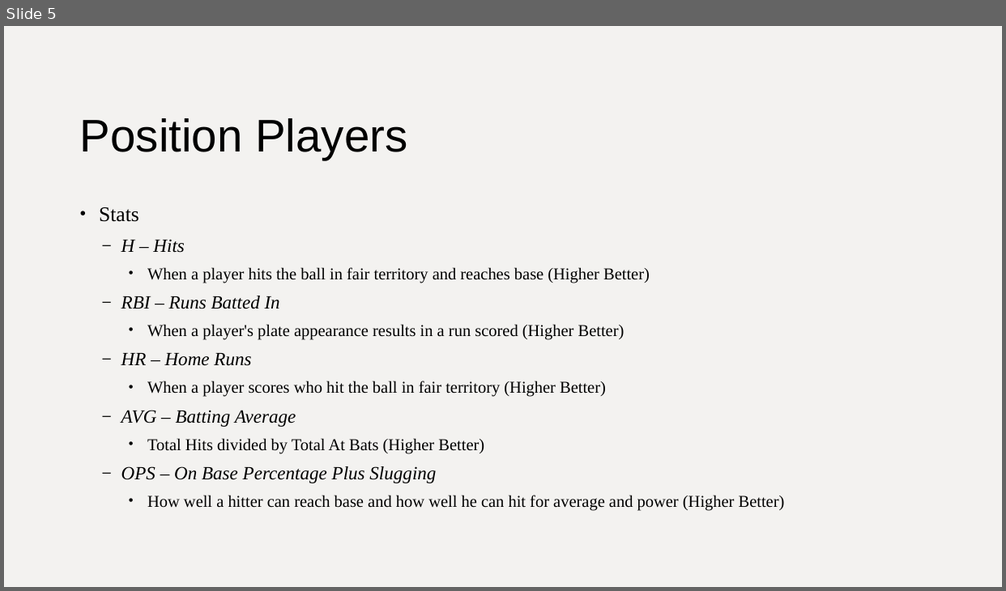
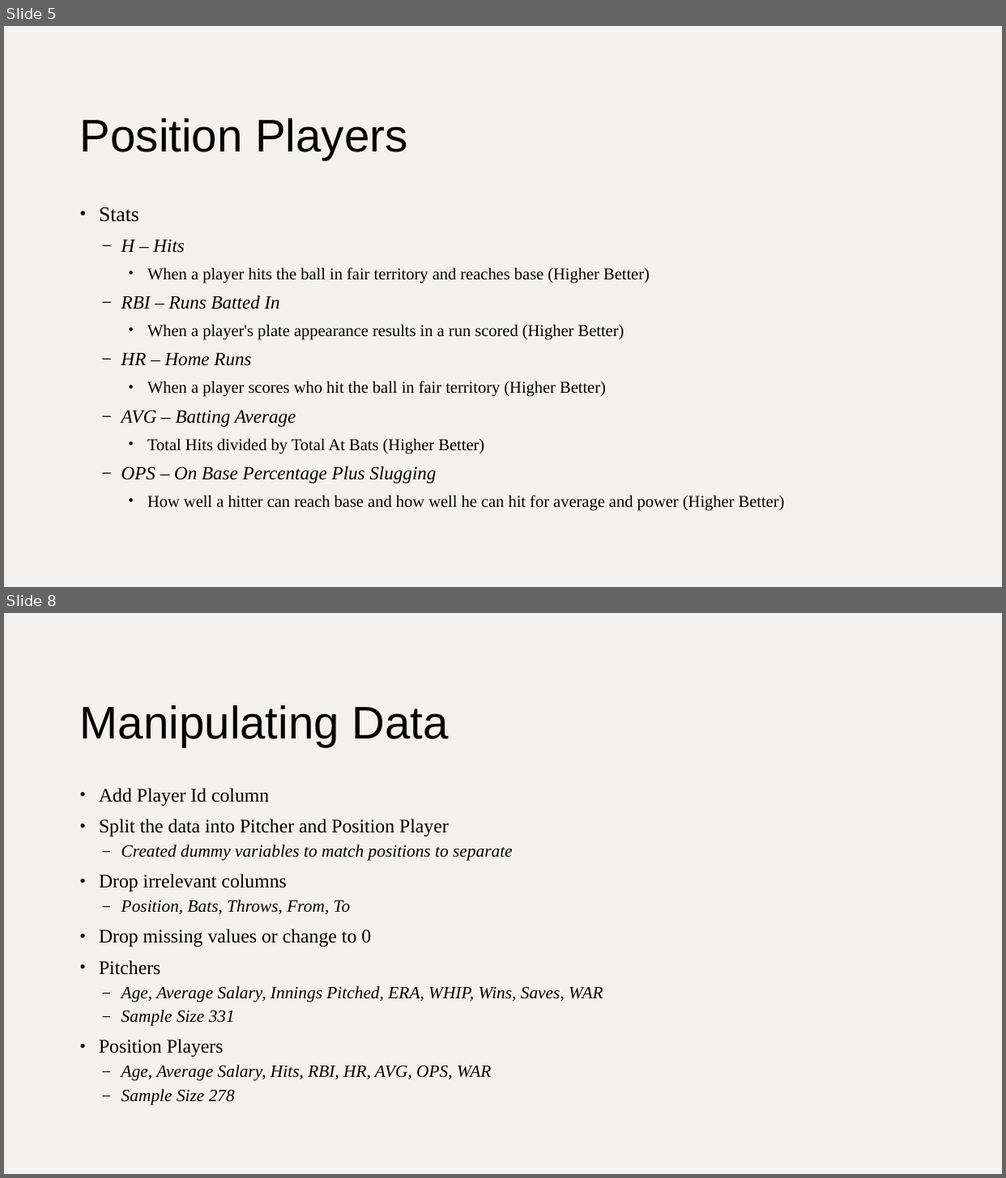
Before and after one commit to siznak86/DiamondDeals, a slide deck: DiamondDeals.pptx. Shown one above the other, each under a label of ours: slide 5 before the commit, slides 5 and 8 after it; the slides between them are not shown. The pictures are 1006x591 and 1006x1178 pixels, drawn with LibreOffice and Linux fonts; fonts in the diff are those of the drawing. Boxes give left, top, right and bottom in pixels: in the first picture for what was removed or moved away, otherwise in the second. Text is boxed around its words. In the diff, an @@ line names an element or a change of style, - is before the commit and + after.

```diff
--- a/DiamondDeals.pptx
+++ b/DiamondDeals.pptx
@@ slide 8 added at (4, 613, 1002, 1174), background #F3F2F0 @@
@@ title added at (80, 705, 449, 747), 44 pt, text #000000 @@
+Manipulating Data
@@ text added at (99, 788, 603, 1105), 16.6 pt, text #000000, italic @@
+• Add Player Id column
+• Split the data into Pitcher and Position Player
+  – Created dummy variables to match positions to separate
+• Drop irrelevant columns
+  – Position, Bats, Throws, From, To
+• Drop missing values or change to 0
+• Pitchers
+  – Age, Average Salary, Innings Pitched, ERA, WHIP, Wins, Saves, WAR
+  – Sample Size 331
+• Position Players
+  – Age, Average Salary, Hits, RBI, HR, AVG, OPS, WAR
+  – Sample Size 278
```
Also in this commit, not shown: 1 slide changed, 7 other slides added, 1 slide removed, 2 other files.
